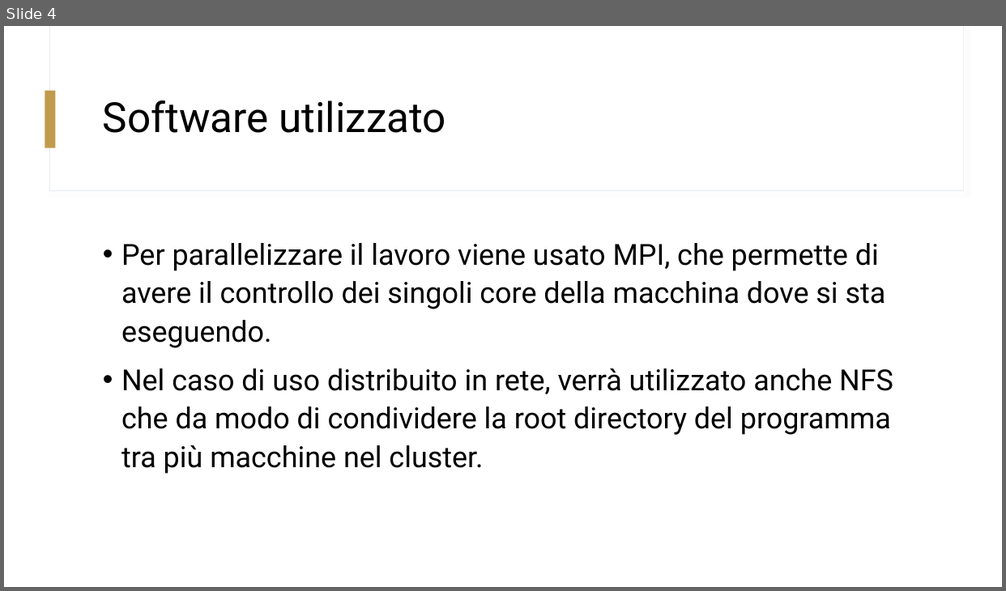
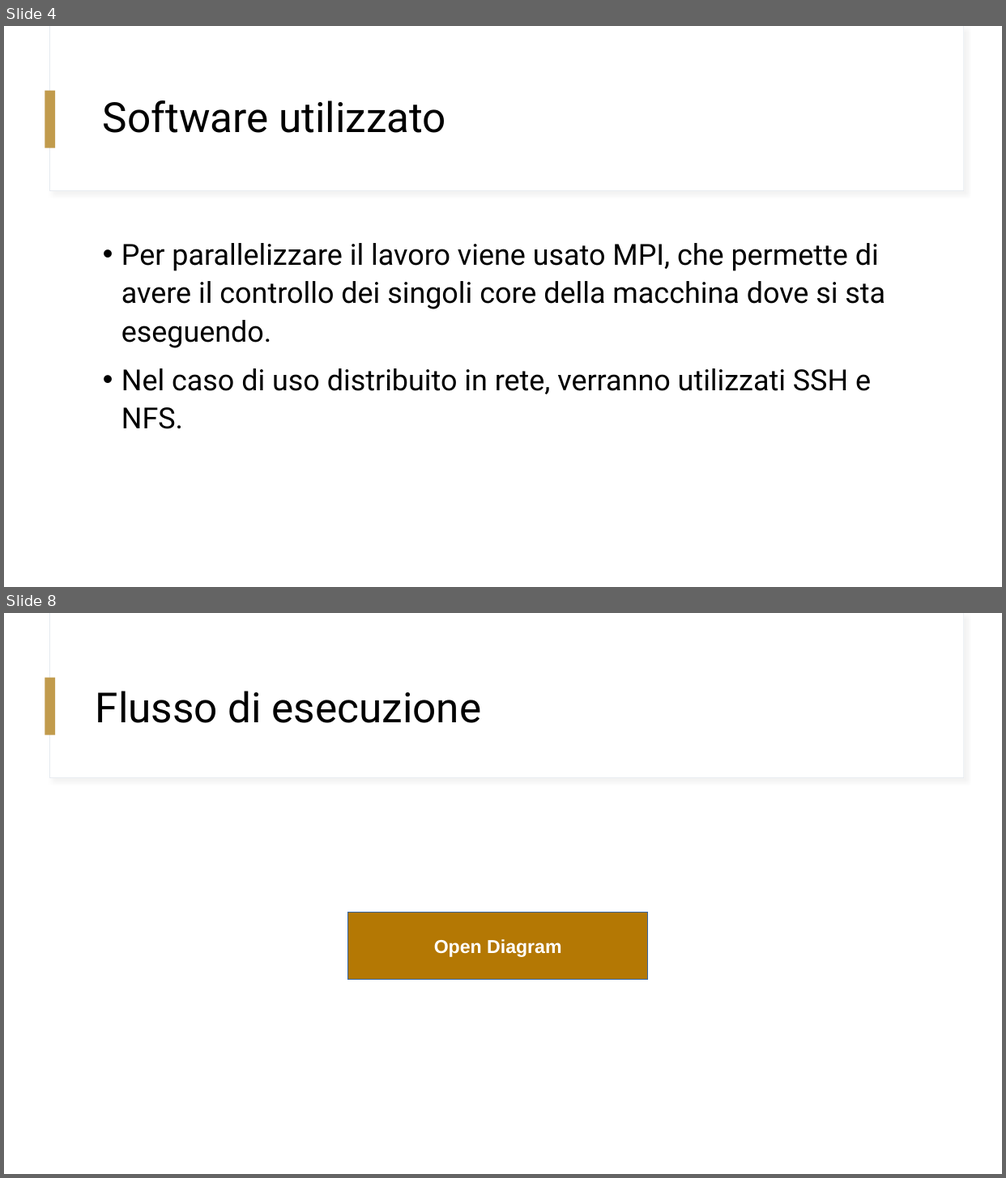
Before and after one commit to GiorgioBelli/npJohn, a slide deck: NPJohn.pptx. Shown one above the other, each under a label of ours: slide 4 before the commit, slides 4 and 8 after it; the slides between them are not shown. The pictures are 1006x591 and 1006x1178 pixels, drawn with LibreOffice and Linux fonts; fonts in the diff are those of the drawing. Boxes give left, top, right and bottom in pixels: in the first picture for what was removed or moved away, otherwise in the second. Text is boxed around its words. In the diff, an @@ line names an element or a change of style, - is before the commit and + after.

```diff
--- a/NPJohn.pptx
+++ b/NPJohn.pptx
@@ slide 8 added at (4,613,1002,1174), background #FFFFFF; not listed: 3 template elements that a slide beside it also shows @@
@@ text added at (96,691,482,723), 40 pt, text #000000 @@
+Flusso di esecuzione
@@ rectangle added at (348,913,648,980), fill #B47804, outline #3465A4 0.75 pt, 18 pt, text #FFFFFF, bold @@
+Open Diagram
@@ slide 4 changed as well @@
@@ text at (121,369,871,429): text changed @@
-• Nel caso di uso distribuito in rete, verrà utilizzato anche NFS che da modo di condividere la root directory del programma tra più macchine nel cluster.
+• Nel caso di uso distribuito in rete, verranno utilizzati SSH e NFS.
```
Also in this commit, not shown: 5 other slides changed, 2 other slides added, 1 other file.
